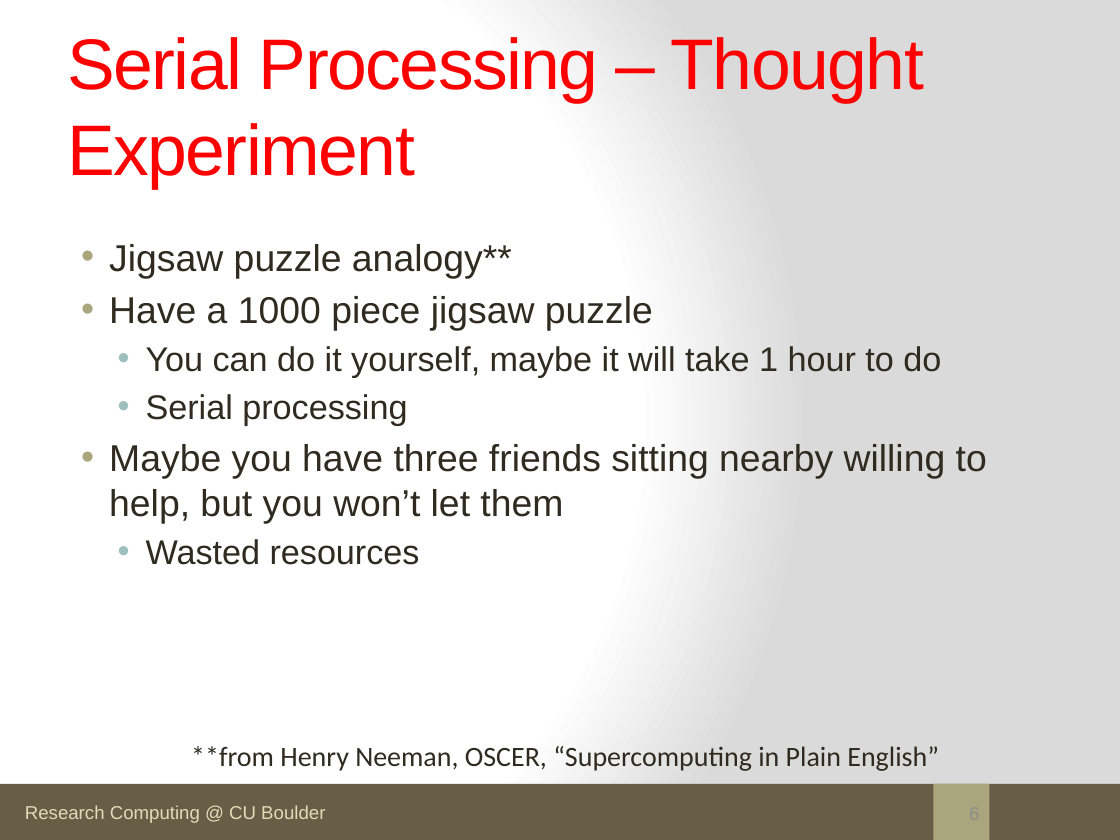
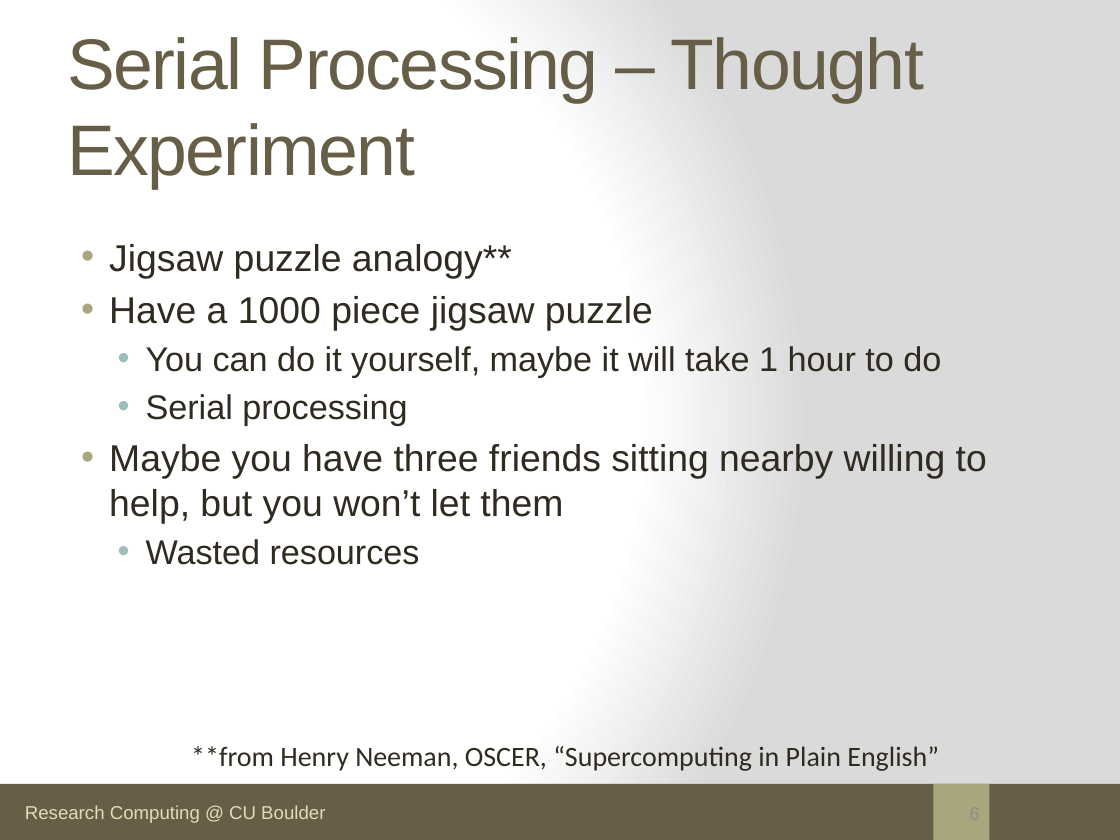
Before and after one commit to agamtomar/Parallelization_Workshop, a slide deck: slide 6 of Day1/beginner_parallel_computing.pptx. Drawn at 1120x840 pixels with LibreOffice and Linux fonts; fonts in the diff are those of the drawing. Boxes give left, top, right and bottom in pixels: in the first picture for what was removed or moved away, otherwise in the second. Text is boxed around its words. In the diff, an @@ line names an element or a change of style, - is before the commit and + after.

```diff
--- a/Day1/beginner_parallel_computing.pptx
+++ b/Day1/beginner_parallel_computing.pptx
@@ title "Serial Processing – Thought Experiment" at (x1=67, y1=37, x2=924, y2=188): text colour #FF0000 to #675E47 @@
```
Also in this commit, not shown: 15 other slides changed, 1 other file.
